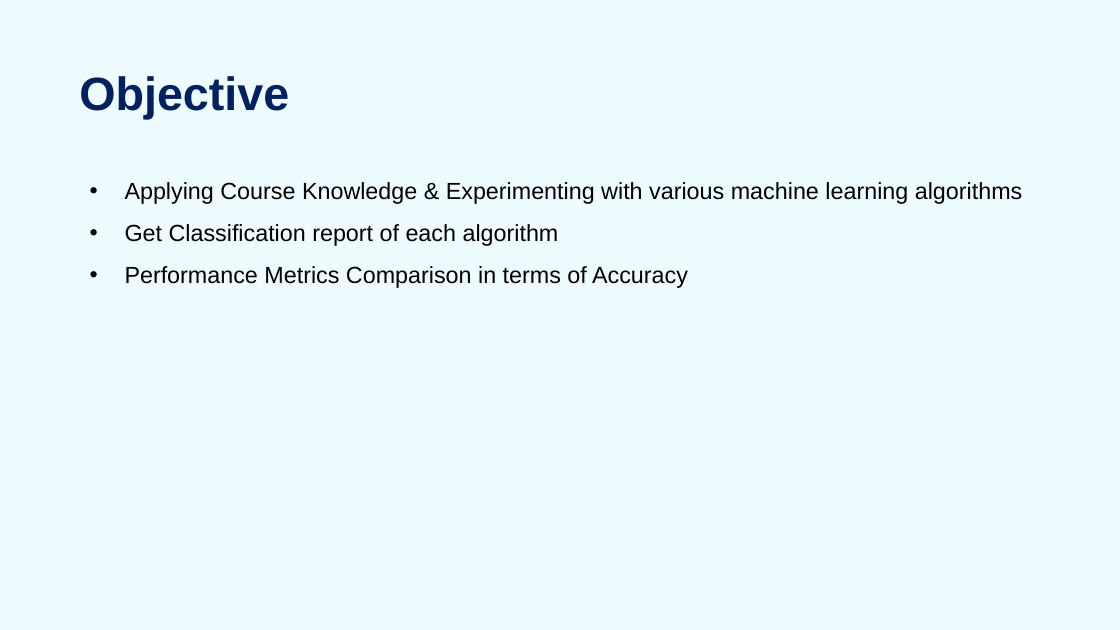
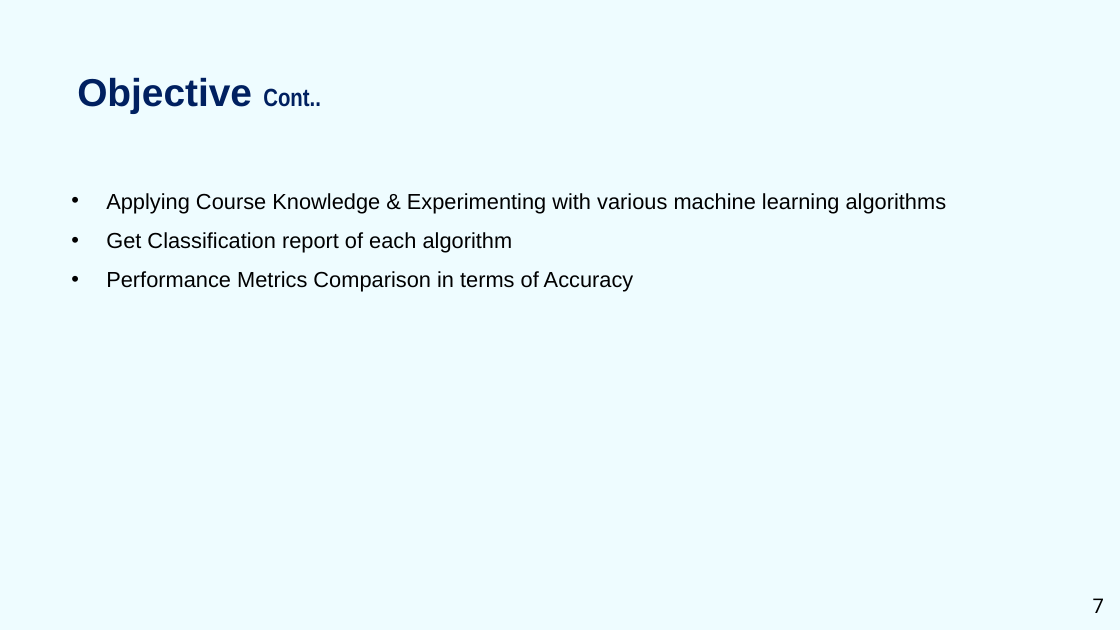
Before and after one commit to Sasank09/CS5710_13469, a slide deck: slide 7 of Sign Language for Alphabets/SLRS_PPT.pptx (slide 6 before the commit). Drawn at 1120x630 pixels with LibreOffice and Linux fonts; fonts in the diff are those of the drawing. Boxes give left, top, right and bottom in pixels: in the first picture for what was removed or moved away, otherwise in the second. Text is boxed around its words. In the diff, an @@ line names an element or a change of style, - is before the commit and + after.

```diff
--- a/Sign Language for Alphabets/SLRS_PPT.pptx
+++ b/Sign Language for Alphabets/SLRS_PPT.pptx
@@ title added at (77, 77, 321, 114), 25 pt, text #002060, bold @@
+Objective Cont..
@@ text at (79, 76, 289, 120): paragraph removed @@
-Objective
@@ text "Applying Course Knowledge & Experimenting ...": place and size @@
-text "Applying Course Knowledge & Experimenting ..." at (79, 76, 1022, 288)
+text "Applying Course Knowledge & Experimenting ..." at (106, 193, 947, 292)
@@ text "Applying Course Knowledge & Experimenting ..." at (106, 193, 947, 292): size 15 to 14 pt @@
@@ page number added at (1093, 598, 1104, 613), 13 pt, text #000000 @@
+7
```
Also in this commit, not shown: 5 other slides changed, 6 slides added, 1 slide removed.
